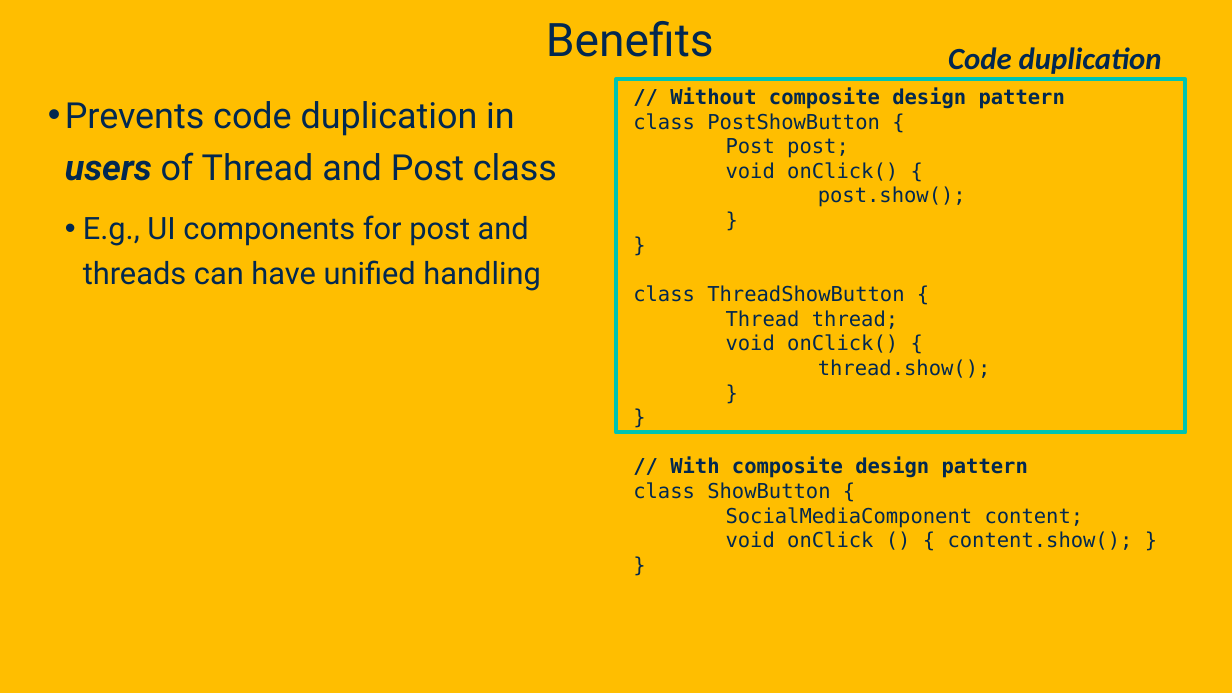
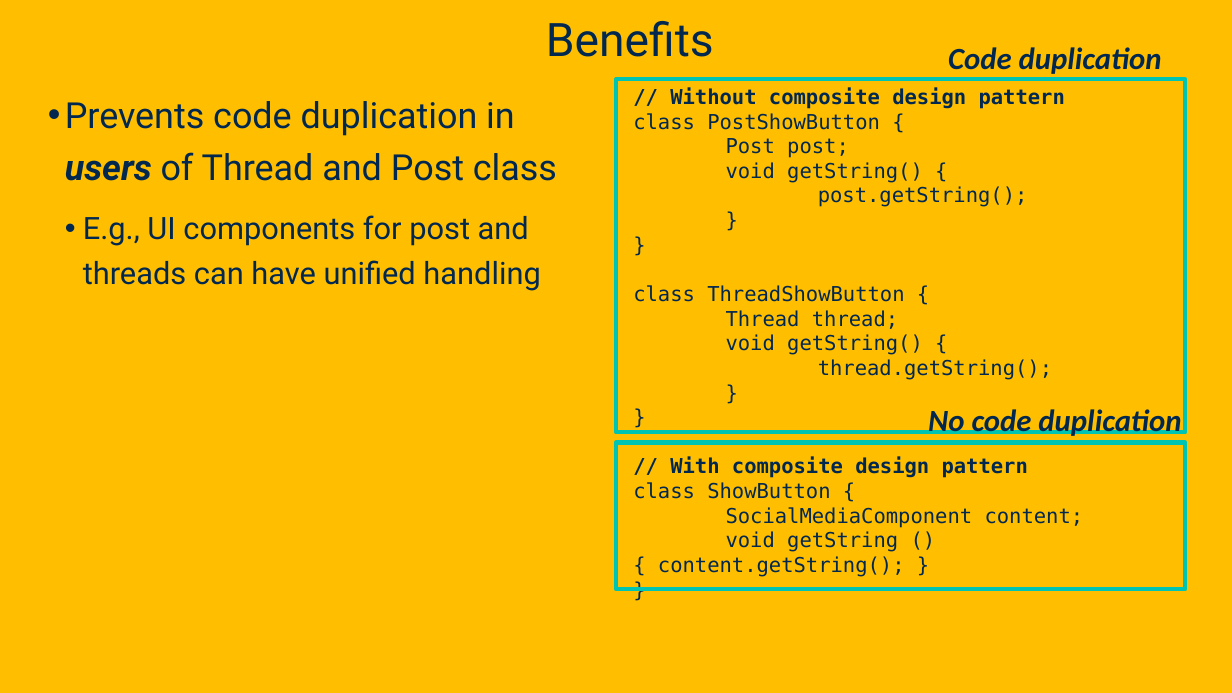
Before and after one commit to davsec-teaching/ecs160-f25, a slide deck: slide 53 of slides/8_design_patterns.pptx. Drawn at 1232x693 pixels with LibreOffice and Linux fonts; fonts in the diff are those of the drawing; background and template pictures are left out. Boxes give left, top, right and bottom in pixels: in the first picture for what was removed or moved away, otherwise in the second. Text is boxed around its words. In the diff, an @@ line names an element or a change of style, - is before the commit and + after.

Commit message:
update slides

```diff
--- a/slides/8_design_patterns.pptx
+++ b/slides/8_design_patterns.pptx
@@ text at [726, 162, 1028, 207]: text changed @@
-void onClick() {
-post.show();
+void getString() {
+post.getString();
@@ text at [726, 334, 1052, 380]: text changed @@
-void onClick() {
-thread.show();
+void getString() {
+thread.getString();
@@ text added at [928, 409, 1181, 436], 24 pt, text #022850, bold, italic @@
+No code duplication
@@ rectangle added at [616, 443, 1186, 590], outline #00C4B2 3.25 pt @@
@@ text at [658, 531, 905, 577]: text changed @@
-void onClick () { content.show(); }
+void getString () { content.getString(); }
```
